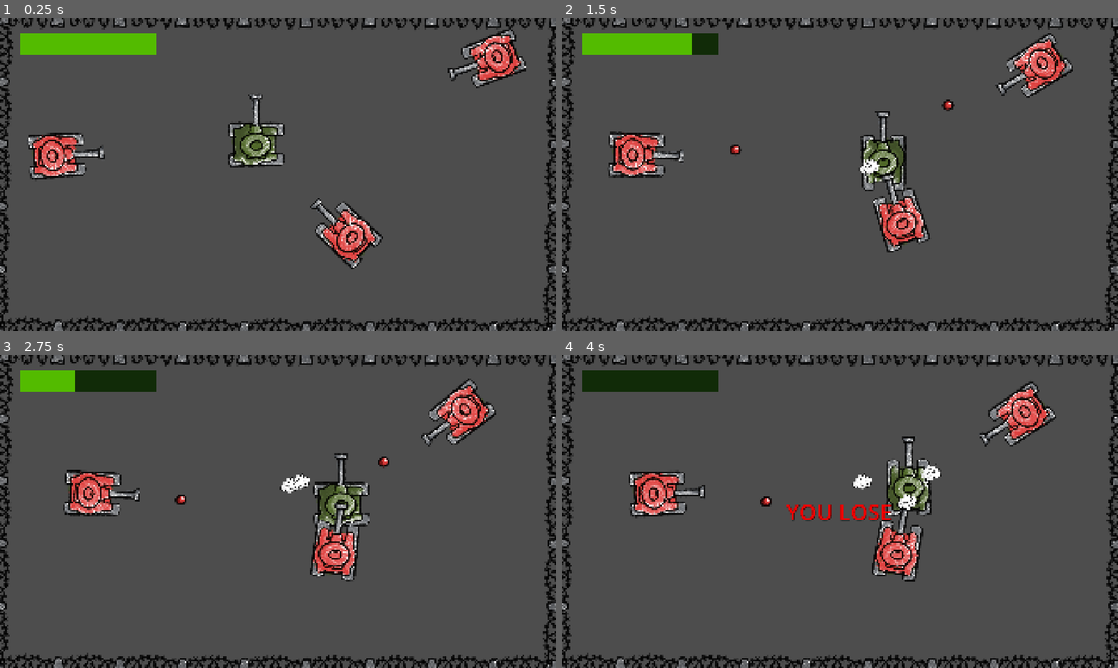
Above: before the commit, frames 1-4 (two rows, left to right).
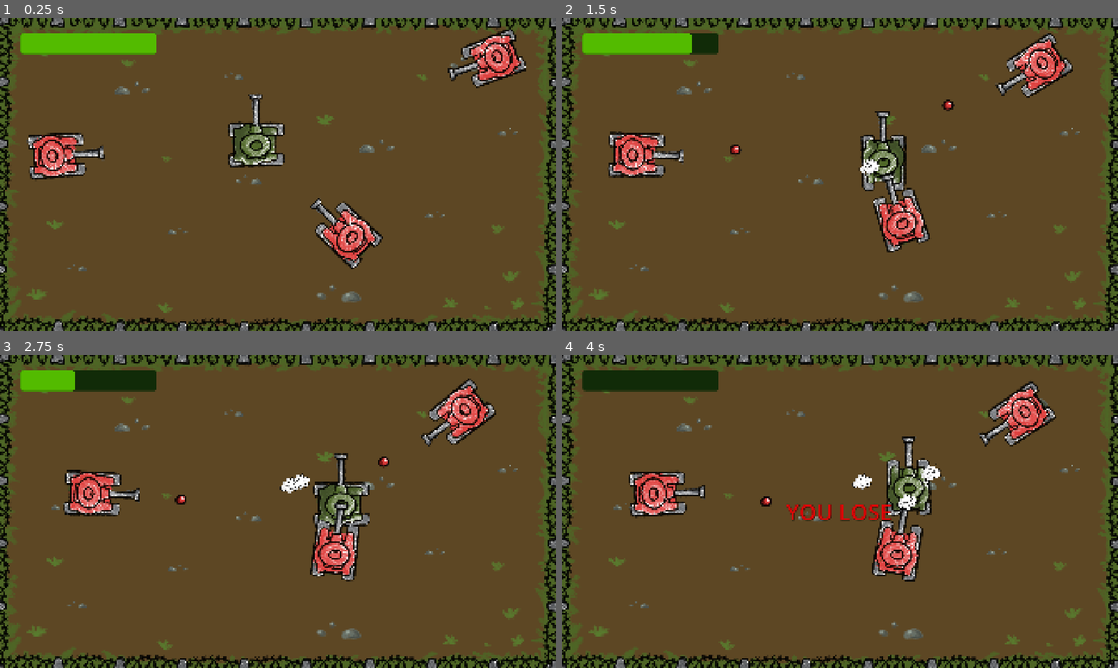
Above: after the commit, the same moments.

Repository: nuclearmayhem1/PapirStridsvogner
Game: Godot game, scene res://Eksempel/eksempel.tscn
Same seed, same stepped clock (60 frames per second), same inputs: the game is played once before the commit and once after it. The project has no main scene, so this scene is started directly.
Inputs:
- Up to frame 1 (0.25 s): no input
- Up to frame 2 (1.5 s): hold D (move_right) 0.53-1.28 s; hold S (move_down) from 1.28 s (still down)
- Up to frame 3 (2.75 s): release S (move_down) at 2.03 s; hold D (move_right) from 2.03 s (still down)
- Up to frame 4 (4 s): release D (move_right) at 2.78 s; hold W (move_up) 2.78-3.53 s; tap Enter at 3.5 s; hold A (move_left) from 3.53 s (still down)

The runs differ from the first frame. In frame 1, 87% of the frame differs, in the area x 0-100%, y 0-100%; in frame 2, 87%; in frame 3, 87%; in frame 4, 87%.

Commit message:
polish, and i put the presentation in the git history

Diff:
--- a/papir-stridsvogner/Eksempel/eksempel.tscn
+++ b/papir-stridsvogner/Eksempel/eksempel.tscn
@@ -1,12 +1,16 @@
 [gd_scene format=3 uid="uid://d2sf7lmlptads"]
 
-[ext_resource type="PackedScene" uid="uid://bnuqbtkjkp1k0" path="res://Scenes/spiller.tscn" id="1_acy74"]
-[ext_resource type="PackedScene" uid="uid://dheg1cgn3jwtu" path="res://Scenes/kanon.tscn" id="2_h758t"]
-[ext_resource type="PackedScene" uid="uid://dh47jjsbopqah" path="res://Scenes/Vegger.tscn" id="3_5l251"]
-[ext_resource type="PackedScene" uid="uid://byo2w5gabse4e" path="res://Scenes/banditt.tscn" id="3_h758t"]
-[ext_resource type="PackedScene" uid="uid://d0xcmqiwcvt4e" path="res://Scenes/HpBar.tscn" id="5_h1vif"]
+[ext_resource type="PackedScene" uid="uid://bnuqbtkjkp1k0" path="res://Scenes/byggeklosser/spiller.tscn" id="1_acy74"]
+[ext_resource type="PackedScene" uid="uid://cit0ye4548i1l" path="res://Scenes/byggeklosser/bakgrunn.tscn" id="1_ypqh1"]
+[ext_resource type="PackedScene" uid="uid://dheg1cgn3jwtu" path="res://Scenes/byggeklosser/kanon.tscn" id="2_h758t"]
+[ext_resource type="PackedScene" uid="uid://dh47jjsbopqah" path="res://Scenes/byggeklosser/vegger.tscn" id="3_5l251"]
+[ext_resource type="PackedScene" uid="uid://byo2w5gabse4e" path="res://Scenes/byggeklosser/banditt.tscn" id="3_h758t"]
+[ext_resource type="PackedScene" uid="uid://d0xcmqiwcvt4e" path="res://Scenes/byggeklosser/HpBar.tscn" id="5_h1vif"]
 
 [node name="Node2D" type="Node2D" unique_id=1808755597]
+
+[node name="Bakgrunn" parent="." unique_id=121522876 instance=ExtResource("1_ypqh1")]
+position = Vector2(956, 537.99994)
 
 [node name="Spiller" parent="." unique_id=1425814717 instance=ExtResource("1_acy74")]
 position = Vector2(884, 438)
@@ -24,7 +28,6 @@
 
 [node name="Vegger" parent="." unique_id=1763322066 instance=ExtResource("3_5l251")]
 
-[node name="Control" parent="." unique_id=415434373 instance=ExtResource("5_h1vif")]
-z_index = 9
+[node name="HpBar" parent="." unique_id=820357167 instance=ExtResource("5_h1vif")]
 
-[connection signal="player_damage" from="Spiller" to="Control" method="_on_spiller_player_damage"]
+[connection signal="player_damage" from="Spiller" to="HpBar" method="_on_spiller_player_damage"]
--- a/papir-stridsvogner/Scenes/bandittest.tscn
+++ /dev/null
@@ -1,15 +0,0 @@
-[gd_scene format=3 uid="uid://c6a4qumxa84qa"]
-
-[ext_resource type="PackedScene" uid="uid://byo2w5gabse4e" path="res://Scenes/banditt.tscn" id="1_ocy2k"]
-[ext_resource type="PackedScene" uid="uid://bnuqbtkjkp1k0" path="res://Scenes/spiller.tscn" id="2_gy2v5"]
-
-[node name="Bandittest" type="Node2D" unique_id=1059507094]
-
-[node name="Spiller" parent="." unique_id=1425814717 instance=ExtResource("2_gy2v5")]
-position = Vector2(777, 389)
-
-[node name="Banditt" parent="." unique_id=1097819703 instance=ExtResource("1_ocy2k")]
-position = Vector2(166, 395)
-
-[node name="Banditt2" parent="." unique_id=1904517742 instance=ExtResource("1_ocy2k")]
-position = Vector2(266, 105)
--- a/papir-stridsvogner/Scenes/HpBar.tscn
+++ b/papir-stridsvogner/Scenes/byggeklosser/HpBar.tscn
@@ -4,17 +4,31 @@
 
 [sub_resource type="StyleBoxFlat" id="StyleBoxFlat_acy74"]
 bg_color = Color(0.06683296, 0.16911525, 0.032422367, 1)
+corner_radius_top_left = 10
+corner_radius_top_right = 10
+corner_radius_bottom_right = 10
+corner_radius_bottom_left = 10
 
 [sub_resource type="StyleBoxFlat" id="StyleBoxFlat_5l251"]
 bg_color = Color(0.32324338, 0.732155, 0, 1)
+corner_radius_top_left = 10
+corner_radius_top_right = 10
+corner_radius_bottom_right = 10
+corner_radius_bottom_left = 10
+
+[sub_resource type="LabelSettings" id="LabelSettings_o2vfv"]
+font_size = 76
+font_color = Color(0.88, 0.026399974, 0.026399974, 1)
+shadow_size = 3
+shadow_color = Color(0, 0, 0, 0.7529412)
 
 [sub_resource type="LabelSettings" id="LabelSettings_acy74"]
 font_size = 76
-font_color = Color(1, 0, 0, 1)
-shadow_size = 2
+font_color = Color(0.22047013, 0.8289078, 1.92523e-06, 1)
+shadow_size = 3
 shadow_color = Color(0, 0, 0, 0.7529412)
 
-[node name="ProgressBar" type="ProgressBar" unique_id=820357167]
+[node name="HpBar" type="ProgressBar" unique_id=820357167]
 offset_left = 71.0
 offset_top = 53.0
 offset_right = 542.0
@@ -34,6 +48,18 @@
 offset_right = 1847.0
 offset_bottom = 1027.0
 text = "YOU LOSE"
+label_settings = SubResource("LabelSettings_o2vfv")
+horizontal_alignment = 1
+vertical_alignment = 1
+
+[node name="VinTekst" type="Label" parent="." unique_id=1751660206]
+visible = false
+layout_mode = 0
+offset_left = -75.0
+offset_top = -51.0
+offset_right = 1847.0
+offset_bottom = 1027.0
+text = "YOU WIN"
 label_settings = SubResource("LabelSettings_acy74")
 horizontal_alignment = 1
 vertical_alignment = 1
--- /dev/null
+++ b/papir-stridsvogner/Scenes/byggeklosser/bakgrunn.tscn
@@ -0,0 +1,7 @@
+[gd_scene format=3 uid="uid://cit0ye4548i1l"]
+
+[ext_resource type="Texture2D" uid="uid://c20kv6plynhhq" path="res://Assets/Bakgrunn.png" id="1_e8d1r"]
+
+[node name="Bakgrunn" type="Sprite2D" unique_id=121522876]
+scale = Vector2(0.5513113, 0.4419355)
+texture = ExtResource("1_e8d1r")
--- a/papir-stridsvogner/Scenes/Vegger.tscn
+++ b/papir-stridsvogner/Scenes/byggeklosser/vegger.tscn
@@ -8,7 +8,7 @@
 [sub_resource type="RectangleShape2D" id="RectangleShape2D_6jkyn"]
 size = Vector2(1925, 20)
 
-[node name="StaticBody2D2" type="StaticBody2D" unique_id=1763322066]
+[node name="Vegger" type="StaticBody2D" unique_id=1763322066]
 
 [node name="CollisionShape2D" type="CollisionShape2D" parent="." unique_id=367102172]
 position = Vector2(0, 543.5)
--- a/papir-stridsvogner/Scenes/kanonkule.tscn
+++ b/papir-stridsvogner/Scenes/teknisk/kanonkule.tscn
@@ -1,6 +1,6 @@
 [gd_scene format=3 uid="uid://bvdh56pmprrvm"]
 
-[ext_resource type="Script" uid="uid://d0u5ourhv7glh" path="res://Scripts/kanonball.gd" id="1_o4crv"]
+[ext_resource type="Script" uid="uid://d0u5ourhv7glh" path="res://Scripts/kanonkule.gd" id="1_o4crv"]
 [ext_resource type="Texture2D" uid="uid://cin8a4v3a8sm4" path="res://Assets/SpillerKannonkule.png" id="2_gcls8"]
 
 [sub_resource type="CircleShape2D" id="CircleShape2D_6jkyn"]
@@ -9,14 +9,14 @@
 [node name="Kanonball" type="Node2D" unique_id=1442434853]
 script = ExtResource("1_o4crv")
 
+[node name="Sprite2D" type="Sprite2D" parent="." unique_id=2096100307]
+scale = Vector2(0.5, 0.5)
+texture = ExtResource("2_gcls8")
+
 [node name="CollisionShape2D" type="Area2D" parent="." unique_id=1386081034]
 
 [node name="CollisionShape2D" type="CollisionShape2D" parent="CollisionShape2D" unique_id=512107929]
 shape = SubResource("CircleShape2D_6jkyn")
-
-[node name="Sprite2D" type="Sprite2D" parent="." unique_id=2096100307]
-scale = Vector2(0.5, 0.5)
-texture = ExtResource("2_gcls8")
 
 [node name="Timer" type="Timer" parent="." unique_id=936989888]
 wait_time = 5.0
--- a/papir-stridsvogner/Scripts/banditt.gd
+++ b/papir-stridsvogner/Scripts/banditt.gd
@@ -9,7 +9,6 @@
 	assert(spiller_liste.size() == 1)
 
 	spiller = spiller_liste[0]
-
 
 func _physics_process(_delta: float) -> void:
 	#hvis spilleren ikke er tilgjengelig stopper det koden å fortsett
--- a/papir-stridsvogner/Scripts/fiende_kanon.gd
+++ b/papir-stridsvogner/Scripts/fiende_kanon.gd
@@ -1,10 +1,8 @@
 extends Sprite2D
 
 var firing_speed = 400
-var kanonkule = preload("res://Scenes/kanonkule.tscn")
+var kanonkule = preload("res://Scenes/teknisk/kanonkule.tscn")
 @onready var reload_timer: Timer = $"../Timer"
-
-
 
 func shoot():
 	# Forbered en ny kanonkule
@@ -18,7 +16,6 @@
 	# Plasser den i verden som "søsken" til spilleren, slik at den ikke henger etter spilleren
 	get_parent().add_sibling(kanonkule_instance)
 
-
 func _on_timer_timeout() -> void:
 	# Skyt kanonkule
 	shoot()
--- a/papir-stridsvogner/Scripts/hpbar.gd
+++ b/papir-stridsvogner/Scripts/hpbar.gd
@@ -5,6 +5,11 @@
 func _ready() -> void:
 	value = player_hp
 
+func _process(delta: float) -> void:
+	if get_tree().get_node_count_in_group("hostile") == 0:
+		$VinTekst.visible = true
+		get_tree().paused = true
+
 func _on_spiller_player_damage() -> void:
 	player_hp -= 1
 	self.value = player_hp
--- a/papir-stridsvogner/Scripts/kanon.gd
+++ b/papir-stridsvogner/Scripts/kanon.gd
@@ -2,7 +2,7 @@
 
 var firing_speed = 500
 var firing_direction = Vector2.UP
-var kanonkule = preload("res://Scenes/kanonkule.tscn")
+var kanonkule = preload("res://Scenes/teknisk/kanonkule.tscn")
 
 # Called every frame. 'delta' is the elapsed time since the previous frame.
 func _process(_delta: float) -> void:
--- a/papir-stridsvogner/Scripts/kanonball.gd
+++ b/papir-stridsvogner/Scripts/kanonkule.gd
@@ -2,19 +2,17 @@
 
 var velocity = Vector2.ZERO
 
-var poof = preload("res://Scenes/poof.tscn")
+var poof = preload("res://Scenes/teknisk/poof.tscn")
 
 func _ready() -> void:
 	if self.is_in_group("hostile"):
 		$Sprite2D.texture = load("res://Assets/FiendeKannonkule.png")
-
 
 func _physics_process(delta):
 	position += velocity * delta
 
 func _on_timer_timeout() -> void:
 	self.queue_free()
-
 
 func _on_collision_shape_2d_body_entered(body: Node2D) -> void:
 	if !body.has_method("take_damage"):
@@ -31,7 +29,6 @@
 			self.queue_free()
 			spawn_poof()
 
-
 func take_damage():
 	self.queue_free()
 
--- a/papir-stridsvogner/Scripts/poof.gd
+++ b/papir-stridsvogner/Scripts/poof.gd
@@ -1,6 +1,4 @@
 extends Node2D
-
-
 
 func _on_timer_timeout() -> void:
 	self.queue_free()
--- a/papir-stridsvogner/test.tscn
+++ b/papir-stridsvogner/test.tscn
@@ -1,8 +1,10 @@
 [gd_scene format=3 uid="uid://us6ig884hmlo"]
 
-[ext_resource type="PackedScene" uid="uid://bnuqbtkjkp1k0" path="res://Scenes/spiller.tscn" id="1_8uh7m"]
-[ext_resource type="PackedScene" uid="uid://dheg1cgn3jwtu" path="res://Scenes/kanon.tscn" id="2_6uqi0"]
-[ext_resource type="PackedScene" uid="uid://byo2w5gabse4e" path="res://Scenes/banditt.tscn" id="3_6uqi0"]
+[ext_resource type="PackedScene" uid="uid://bnuqbtkjkp1k0" path="res://Scenes/byggeklosser/spiller.tscn" id="1_8uh7m"]
+[ext_resource type="PackedScene" uid="uid://dheg1cgn3jwtu" path="res://Scenes/byggeklosser/kanon.tscn" id="2_6uqi0"]
+[ext_resource type="PackedScene" uid="uid://byo2w5gabse4e" path="res://Scenes/byggeklosser/banditt.tscn" id="3_6uqi0"]
+[ext_resource type="PackedScene" uid="uid://dh47jjsbopqah" path="res://Scenes/byggeklosser/vegger.tscn" id="4_ykrsh"]
+[ext_resource type="PackedScene" uid="uid://d0xcmqiwcvt4e" path="res://Scenes/byggeklosser/HpBar.tscn" id="5_g14j6"]
 
 [node name="Node2D" type="Node2D" unique_id=758533502]
 
@@ -10,7 +12,16 @@
 position = Vector2(518, 311)
 
 [node name="Kanon" parent="Spiller" unique_id=231075190 instance=ExtResource("2_6uqi0")]
-position = Vector2(-1, 1)
+position = Vector2(-17, -2)
 
 [node name="Banditt" parent="." unique_id=1097819703 instance=ExtResource("3_6uqi0")]
-position = Vector2(1178, 370)
+position = Vector2(1334, 285)
+
+[node name="Banditt2" parent="." unique_id=1675153460 instance=ExtResource("3_6uqi0")]
+position = Vector2(1102, 727)
+
+[node name="Vegger" parent="." unique_id=1763322066 instance=ExtResource("4_ykrsh")]
+
+[node name="ProgressBar" parent="." unique_id=820357167 instance=ExtResource("5_g14j6")]
+
+[connection signal="player_damage" from="Spiller" to="ProgressBar" method="_on_spiller_player_damage"]
Renamed: papir-stridsvogner/Scenes/banditt.tscn -> papir-stridsvogner/Scenes/byggeklosser/banditt.tscn
Renamed: papir-stridsvogner/Scenes/kanon.tscn -> papir-stridsvogner/Scenes/byggeklosser/kanon.tscn
Renamed: papir-stridsvogner/Scenes/spiller.tscn -> papir-stridsvogner/Scenes/byggeklosser/spiller.tscn
Renamed: papir-stridsvogner/Scenes/poof.tscn -> papir-stridsvogner/Scenes/teknisk/poof.tscn
Renamed: papir-stridsvogner/Scripts/kanonball.gd.uid -> papir-stridsvogner/Scripts/kanonkule.gd.uid
Not shown, added: GodotIntroKurs.odp
